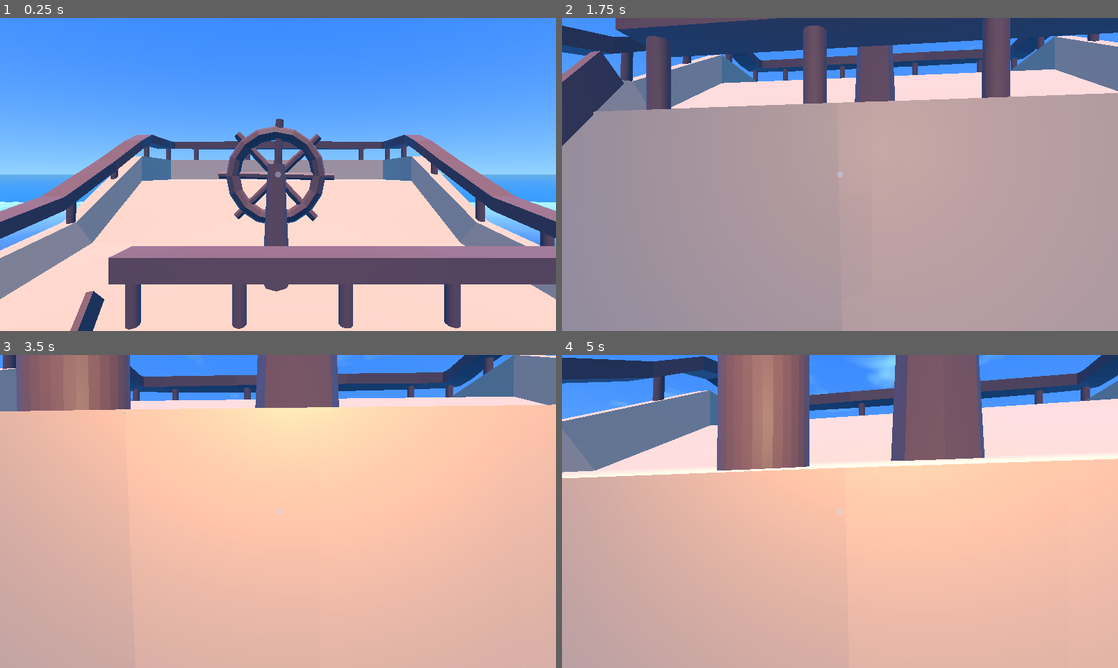
Above: before the commit, frames 1-4 (two rows, left to right).
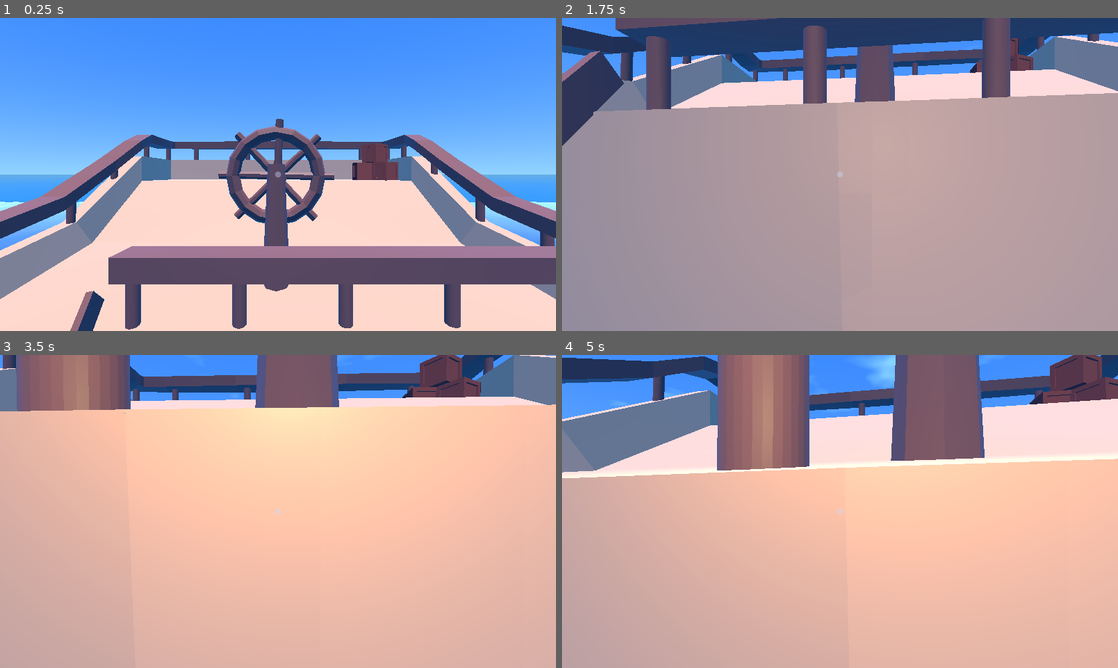
Above: after the commit, the same moments.

Repository: K0MaR1K/FishingForStorm
Game: Godot game, scene res://scenes/test_scene.tscn
Two runs of this game, one before a commit and one after it. Both use one fixed random seed, a clock stepped at 60 frames per second and the inputs below.
Inputs (mouse positions are in pixels of both pictures, inside the frame that each line leads up to):
- Up to frame 1 (0.25 s): no input
- Up to frame 2 (1.75 s): move the mouse to (867, 174) at 0.52 s; hold Ctrl (crouch) 0.53-1.28 s; hold W (forward) from 0.53 s (still down); tap Space (jump) at 0.77, 1.52 s; move the mouse to (812, 174) at 1.27 s; click (812, 174) at 1.35 s
- Up to frame 3 (3.5 s): keep holding W (forward); move the mouse to (289, 505) at 2.02 s; hold Right mouse button (interact2) 2.03-2.78 s; move the mouse to (272, 517) at 2.77 s; tap Shift (sprint) at 2.85 s; tap Space (jump) at 3.02 s
- Up to frame 4 (5 s): keep holding W (forward); move the mouse to (878, 514) at 3.52 s; hold Ctrl (crouch) 3.53-4.28 s; tap Space (jump) at 3.77, 4.52 s; tap Enter at 4.25 s; move the mouse to (795, 508) at 4.27 s; click (795, 508) at 4.35 s

The runs differ from the first frame. In frame 1, 0.7% of the frame differs, in the area x 63-72%, y 40-52%; in frame 2, 0.3%; in frame 3, 1.1%; in frame 4, 1.4%, in the area x 84-100%, y 0-16%.

Commit message:
add items respawn on drop

Diff:
--- a/scenes/Tasks/repair_task.tscn
+++ b/scenes/Tasks/repair_task.tscn
@@ -650,6 +650,7 @@
 script = ExtResource("2_u6elx")
 
 [node name="CollisionShape3D" parent="." index="0"]
+visible = false
 shape = SubResource("SphereShape3D_la67r")
 
 [node name="Hole" type="MeshInstance3D" parent="." index="1"]
@@ -657,12 +658,14 @@
 
 [node name="SpillingParticles" type="GPUParticles3D" parent="." index="2"]
 transform = Transform3D(1, 0, 0, 0, 1, 0, 0, 0, 1, 0, -0.0203192, 0.0337913)
+visible = false
 amount = 60
 process_material = SubResource("ParticleProcessMaterial_e8hko")
 draw_pass_1 = SubResource("SphereMesh_hptso")
 
 [node name="Planks" type="Node3D" parent="." index="3"]
 transform = Transform3D(0.7, 0, 0, 0, 0.7, 0, 0, 0, 0.7, 0, 0.06, 0)
+visible = false
 
 [node name="Plank" parent="Planks" index="0" instance=ExtResource("4_f4f8f")]
 transform = Transform3D(0.706432, 0.142709, 0.693245, -0.252825, 0.965722, 0.0588339, -0.661086, -0.216831, 0.718297, -0.628227, 0.823888, 0.569762)
--- /dev/null
+++ b/scenes/box.tscn
@@ -0,0 +1,18 @@
+[gd_scene load_steps=3 format=3 uid="uid://bwqv8jh10h2q6"]
+
+[ext_resource type="PackedScene" uid="uid://bihkecpl1e0q4" path="res://assets/models/items/Box.glb" id="1_xkh3f"]
+
+[sub_resource type="BoxShape3D" id="BoxShape3D_b13nc"]
+size = Vector3(0.6, 0.6, 0.6)
+
+[node name="Box" instance=ExtResource("1_xkh3f")]
+
+[node name="Cube" parent="." index="0"]
+transform = Transform3D(0.525817, 0, 0, 0, 0.525817, 0, 0, 0, 0.525817, 0, -0.0335579, 0)
+
+[node name="StaticBody3D" type="StaticBody3D" parent="." index="1"]
+collision_layer = 2
+collision_mask = 5
+
+[node name="CollisionShape3D" type="CollisionShape3D" parent="StaticBody3D" index="0"]
+shape = SubResource("BoxShape3D_b13nc")
--- /dev/null
+++ b/scenes/large_box.tscn
@@ -0,0 +1,18 @@
+[gd_scene load_steps=3 format=3 uid="uid://3s1npfpa23e2"]
+
+[ext_resource type="PackedScene" uid="uid://bihkecpl1e0q4" path="res://assets/models/items/Box.glb" id="1_m33y5"]
+
+[sub_resource type="BoxShape3D" id="BoxShape3D_b13nc"]
+size = Vector3(1.16, 1.16, 1.16)
+
+[node name="LargeBox" instance=ExtResource("1_m33y5")]
+
+[node name="Cube" parent="." index="0"]
+transform = Transform3D(1, 0, 0, 0, 1, 0, 0, 0, 1, 0, -0.0696134, 0)
+
+[node name="StaticBody3D" type="StaticBody3D" parent="." index="1"]
+collision_layer = 2
+collision_mask = 5
+
+[node name="CollisionShape3D" type="CollisionShape3D" parent="StaticBody3D" index="0"]
+shape = SubResource("BoxShape3D_b13nc")
--- a/scenes/ship.tscn
+++ b/scenes/ship.tscn
@@ -1,10 +1,12 @@
-[gd_scene load_steps=9 format=3 uid="uid://ik6isrf6c2jt"]
+[gd_scene load_steps=12 format=3 uid="uid://ik6isrf6c2jt"]
 
 [ext_resource type="PackedScene" uid="uid://cmrk4kipf4ety" path="res://assets/models/items/Ship2.glb" id="1_l4hqr"]
 [ext_resource type="Script" path="res://scripts/ship.gd" id="2_0o2k5"]
 [ext_resource type="PackedScene" uid="uid://cy0cnc8uccist" path="res://scenes/Tasks/repair_task.tscn" id="2_2oxk1"]
 [ext_resource type="Material" uid="uid://billcabj1j5s5" path="res://assets/textures/water.tres" id="4_6m6rm"]
 [ext_resource type="PackedScene" uid="uid://c0moaioc8dy8s" path="res://scenes/Tasks/bucket_task.tscn" id="5_3byml"]
+[ext_resource type="PackedScene" uid="uid://bwqv8jh10h2q6" path="res://scenes/box.tscn" id="6_xowsk"]
+[ext_resource type="PackedScene" uid="uid://3s1npfpa23e2" path="res://scenes/large_box.tscn" id="7_j0384"]
 
 [sub_resource type="BoxShape3D" id="BoxShape3D_piq1m"]
 size = Vector3(1.5, 4.81273, 0.230859)
@@ -15,6 +17,9 @@
 [sub_resource type="BoxMesh" id="BoxMesh_jadsu"]
 material = ExtResource("4_6m6rm")
 size = Vector3(9.11, -0.565, 12.125)
+
+[sub_resource type="BoxShape3D" id="BoxShape3D_gui7v"]
+size = Vector3(29.4331, 7.01654, 44.7451)
 
 [node name="Ship" instance=ExtResource("1_l4hqr")]
 script = ExtResource("2_0o2k5")
@@ -68,7 +73,7 @@
 transform = Transform3D(0.99998, -0.00637041, 2.78459e-10, 0, -4.37114e-08, -1, 0.00637041, 0.99998, -4.37105e-08, 0.440101, -2.81703, -3.79564)
 
 [node name="RepairTask7" parent="RepairTasks" index="4" instance=ExtResource("2_2oxk1")]
-transform = Transform3D(0.997368, -0.0725071, 3.16939e-09, 0, -4.37114e-08, -1, 0.0725071, 0.997368, -4.35963e-08, 2.83678, -3.63852, -3.7852)
+transform = Transform3D(0.997368, -0.0725071, 3.16939e-09, 0, -4.37114e-08, -1, 0.0725071, 0.997368, -4.35963e-08, 1.67405, -3.0549, -3.76108)
 
 [node name="RepairTask2" parent="RepairTasks" index="5" instance=ExtResource("2_2oxk1")]
 transform = Transform3D(1, 0, 0, 0, 1, 0, 0, 0, 1, 2.0909, -4.14089, 0.639555)
@@ -123,4 +128,49 @@
 [node name="BucketTask" parent="." index="6" instance=ExtResource("5_3byml")]
 transform = Transform3D(1, 0, 0, 0, 1, 0, 0, 0, 1, 0, -3.91, 1.8)
 
+[node name="Props" type="Node3D" parent="." index="7"]
+
+[node name="Box5" parent="Props" index="0" instance=ExtResource("6_xowsk")]
+transform = Transform3D(0.852731, 0, -0.52235, 0, 1, 0, 0.52235, 0, 0.852731, 2.74725, -3.75614, -3.37113)
+
+[node name="Box4" parent="Props" index="1" instance=ExtResource("6_xowsk")]
+transform = Transform3D(1, 0, 0, 0, 1, 0, 0, 0, 1, 3.58794, -2.63334, -3.42653)
+
+[node name="Box3" parent="Props" index="2" instance=ExtResource("6_xowsk")]
+transform = Transform3D(0.868052, 0, 0.496474, 0, 1, 0, -0.496474, 0, 0.868052, 4.21056, -2.63334, -3.02581)
+
+[node name="Box2" parent="Props" index="3" instance=ExtResource("6_xowsk")]
+transform = Transform3D(0.843457, 0, 0.537197, 0, 1, 0, -0.537197, 0, 0.843457, 3.93442, -2.02027, -3.21941)
+
+[node name="Box8" parent="Props" index="4" instance=ExtResource("6_xowsk")]
+transform = Transform3D(1, 0, 0, 0, 1, 0, 0, 0, 1, 3.02117, 0.994297, -10.3748)
+
+[node name="Box9" parent="Props" index="5" instance=ExtResource("6_xowsk")]
+transform = Transform3D(0.868052, 0, 0.496474, 0, 1, 0, -0.496474, 0, 0.868052, 3.64379, 0.994297, -9.97404)
+
+[node name="Box10" parent="Props" index="6" instance=ExtResource("6_xowsk")]
+transform = Transform3D(0.843457, 0, 0.537197, 0, 1, 0, -0.537197, 0, 0.843457, 3.36764, 1.60737, -10.1676)
+
+[node name="Box6" parent="Props" index="7" instance=ExtResource("6_xowsk")]
+transform = Transform3D(1, 0, 0, 0, 0.995856, 0.0909454, 0, -0.0909454, 0.995856, 2.1924, -3.55855, 6.45381)
+
+[node name="Box7" parent="Props" index="8" instance=ExtResource("6_xowsk")]
+transform = Transform3D(0.863574, -0.0917753, 0.495799, 0.0289322, 0.990695, 0.13299, -0.503391, -0.100502, 0.858194, 2.89202, -3.46681, 6.85453)
+
+[node name="LargeBox" parent="Props" index="9" instance=ExtResource("7_j0384")]
+transform = Transform3D(1, 0, 0, 0, 1, 0, 0, 0, 1, 3.87353, -3.51928, -3.17043)
+
+[node name="ItemsRespawn" type="Marker3D" parent="." index="8"]
+transform = Transform3D(1, 0, 0, 0, 1, 0, 0, 0, 1, 0, -2, 6)
+
+[node name="DroppedItems" type="Area3D" parent="." index="9"]
+transform = Transform3D(1, 0, 0, 0, 1, 0, 0, 0, 1, 0, -15, 0)
+collision_layer = 16
+collision_mask = 4
+
+[node name="CollisionShape3D" type="CollisionShape3D" parent="DroppedItems" index="0"]
+transform = Transform3D(1, 0, 0, 0, 1, 0, 0, 0, 1, 0.335205, -2.84164, 1.58243)
+shape = SubResource("BoxShape3D_gui7v")
+
 [connection signal="timeout" from="RepairTimer" to="." method="_on_repair_timer_timeout"]
+[connection signal="body_entered" from="DroppedItems" to="." method="_on_dropped_items_body_entered"]
--- a/scenes/test_scene.tscn
+++ b/scenes/test_scene.tscn
@@ -84,4 +84,7 @@
 thickness = 2.0
 texture = ExtResource("12_hkfgt")
 
+[node name="Marker3D" type="Marker3D" parent="."]
+transform = Transform3D(1, 0, 0, 0, 1, 0, 0, 0, 1, 0.548221, 4, 5)
+
 [connection signal="timeout" from="BlinkCanvas/BlinkTimer" to="." method="_on_blink_timer_timeout"]
--- a/scripts/ship.gd
+++ b/scripts/ship.gd
@@ -43,3 +43,8 @@
 
 func covered_up_a_hole():
 	hole_count -= 1
+
+
+func _on_dropped_items_body_entered(body: Node3D) -> void:
+	body.global_position = $ItemsRespawn.global_position
+	body.linear_velocity = Vector3.ZERO
Binary file added: assets/sprites/projector.png
Not shown, added: assets/sprites/projector.png.import
